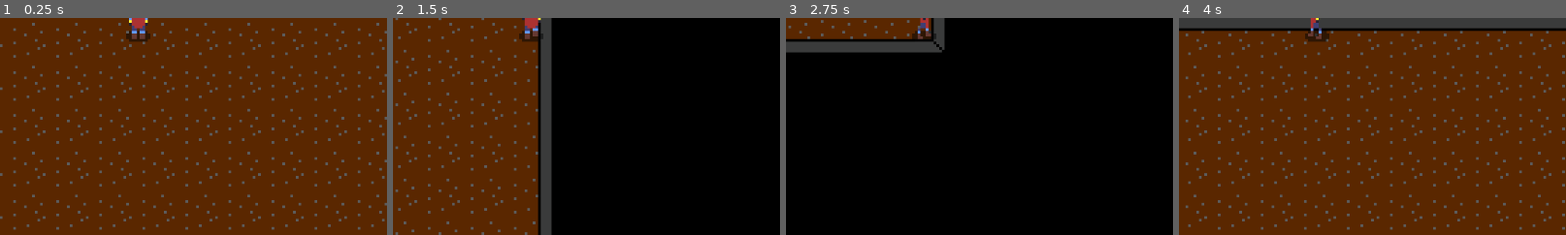
Above: before the commit, frames 1-4 (left to right).
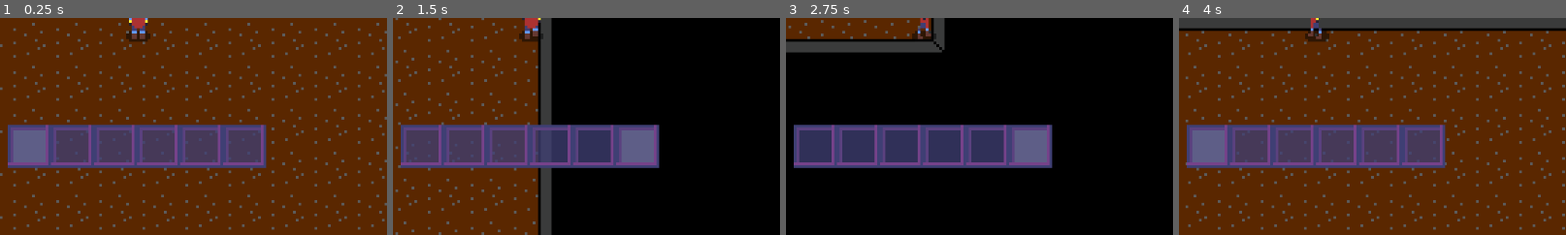
Above: after the commit, the same moments.

Repository: dashaw92/untitled_godot_game
Game: Godot game, scene res://scenes/world.tscn
Same seed, same stepped clock (60 frames per second), same inputs: the game is played once before the commit and once after it.
Inputs (mouse positions are % of the whole screen's width and height, from its top left):
- Up to frame 1 (0.25 s): no input
- Up to frame 2 (1.5 s): tap Enter at 0.5 s; move the mouse to (72, 45) at 0.52 s; hold Right (ui_right) 0.53-1.28 s; tap ] (inv_next, bound only after the commit) at 0.6 s; tap [ (inv_prev, bound only after the commit) at 0.8, 1.35 s; tap Space at 1.25 s; move the mouse to (30, 55) at 1.27 s; hold Down (ui_down) from 1.28 s (still down)
- Up to frame 3 (2.75 s): tap ] (inv_next, bound only after the commit) at 1.55 s; tap Enter at 2 s; move the mouse to (60, 28) at 2.02 s; release Down (ui_down) at 2.03 s; hold Right (ui_right) from 2.03 s (still down); tap Mouse wheel up (zoom_in) at 2.1 s; tap [ (inv_prev, bound only after the commit) at 2.3 s
- Up to frame 4 (4 s): tap Space at 2.75 s; move the mouse to (45, 70) at 2.77 s; release Right (ui_right) at 2.78 s; hold Up (ui_up) 2.78-3.53 s; tap Mouse wheel down (zoom_out) at 2.85 s; tap ] (inv_next, bound only after the commit) at 3.05, 3.6 s; move the mouse to (80, 65) at 3.52 s; hold Left (ui_left) from 3.53 s (still down); tap [ (inv_prev, bound only after the commit) at 3.8 s
The pictures show only the part of the screen within x 33-83%, y 50-100%; the shares and areas given below are measured in that part.

The runs differ from the first frame. In frame 1, 13% of the frame differs, in the area x 2-69%, y 49-70%; in frame 2, 13%; in frame 3, 13%; in frame 4, 13%.

Commit message:
basic inventory

Diff:
--- a/project.godot
+++ b/project.godot
@@ -59,6 +59,16 @@
 "events": [Object(InputEventMouseButton,"resource_local_to_scene":false,"resource_name":"","device":-1,"window_id":0,"a …(252 unchanged characters)…
 ]
 }
+inv_prev={
+"deadzone": 0.2,
+"events": [Object(InputEventKey,"resource_local_to_scene":false,"resource_name":"","device":-1,"window_id":0,"alt_pressed":false,"shift_pressed":false,"ctrl_pressed":false,"meta_pressed":false,"pressed":false,"keycode":0,"physical_keycode":91,"key_label":0,"unicode":91,"location":0,"echo":false,"script":null)
+]
+}
+inv_next={
+"deadzone": 0.2,
+"events": [Object(InputEventKey,"resource_local_to_scene":false,"resource_name":"","device":-1,"window_id":0,"alt_pressed":false,"shift_pressed":false,"ctrl_pressed":false,"meta_pressed":false,"pressed":false,"keycode":0,"physical_keycode":93,"key_label":0,"unicode":93,"location":0,"echo":false,"script":null)
+]
+}
 
 [rendering]
 
--- a/scenes/player.tscn
+++ b/scenes/player.tscn
@@ -1,7 +1,9 @@
-[gd_scene load_steps=21 format=3 uid="uid://cxuhgwk4rgduy"]
+[gd_scene load_steps=23 format=3 uid="uid://cxuhgwk4rgduy"]
 
 [ext_resource type="Texture2D" uid="uid://nd82xjyxtwyn" path="res://graphics/player.png" id="1_3vyb7"]
 [ext_resource type="Script" uid="uid://ty0yg521vem8" path="res://scripts/player.gd" id="1_g2els"]
+[ext_resource type="Script" uid="uid://bj7bpno6x6p41" path="res://scripts/inventory.gd" id="3_qhqgy"]
+[ext_resource type="Texture2D" uid="uid://bimeva16w8gqn" path="res://graphics/ui.png" id="4_dqkch"]
 
 [sub_resource type="RectangleShape2D" id="RectangleShape2D_g2els"]
 size = Vector2(5, 3)
@@ -183,3 +185,8 @@
 animation = &"idle_front"
 frame_progress = 0.638117
 speed_scale = 0.65
+
+[node name="Inventory" type="Node2D" parent="."]
+script = ExtResource("3_qhqgy")
+texture = ExtResource("4_dqkch")
+metadata/_custom_type_script = "uid://bj7bpno6x6p41"
--- /dev/null
+++ b/scripts/inventory.gd
@@ -0,0 +1,42 @@
+class_name Inventory extends Node2D
+
+const UI_SIZE = 16
+
+## Number of slots the player has
+@export var slots: int = 6
+## Max item stack count, or -1 for unlimited (max int)
+@export var stackSize: int = -1
+
+@export var texture: Texture2D
+
+var contents = []
+var selected = 0
+
+func _ready() -> void:
+	pass
+
+func _process(delta: float) -> void:
+	pass
+
+func _input(event: InputEvent) -> void:
+	var item_select = int(Input.get_axis("inv_prev", "inv_next"))
+	if item_select == 0:
+		pass
+
+	if selected == 0 and item_select == -1:
+		selected = slots - 1
+	else:
+		selected += item_select
+	selected %= slots
+	update()
+
+func update():
+	queue_redraw()
+
+func _draw() -> void:
+	for i in range(slots):
+		var local_x = i * UI_SIZE - slots * UI_SIZE / 2
+		var local_y = 40
+		if i == selected:
+			draw_rect(Rect2i(local_x, local_y, UI_SIZE, UI_SIZE), Color.SILVER)
+		draw_texture(texture, Vector2(local_x, local_y))
--- /dev/null
+++ b/scripts/item.gd
@@ -0,0 +1,31 @@
+static var SPRITES = preload("res://graphics/items.png")
+static var CELL_SIZE = 16
+static var WIDTH = SPRITES.get_width() / CELL_SIZE
+
+static var atlas = []
+static func generateSprites():
+	for type in ItemType.values():
+		var x = (type % WIDTH) * CELL_SIZE
+		var y = (type / WIDTH) * CELL_SIZE
+		var rect = Rect2i(x, y, CELL_SIZE, CELL_SIZE)
+
+		var tex = AtlasTexture.new()
+		tex.atlas = SPRITES
+		tex.region = rect
+		atlas.append(tex)
+
+func getSprite(item: ItemType) -> AtlasTexture:
+	if atlas.is_empty():
+		generateSprites()
+
+	return atlas[item]
+
+class Item:
+	var type: ItemType
+
+	func _init(type: ItemType) -> void:
+		self.type = type
+
+enum ItemType {
+	Sword = 0
+}
Binary file added: graphics/items.png
Not shown, added: graphics/items.png.import
Binary file added: graphics/ui.png
Not shown, added: graphics/ui.png.import
Not shown, added: scripts/inventory.gd.uid
Not shown, added: scripts/item.gd.uid
